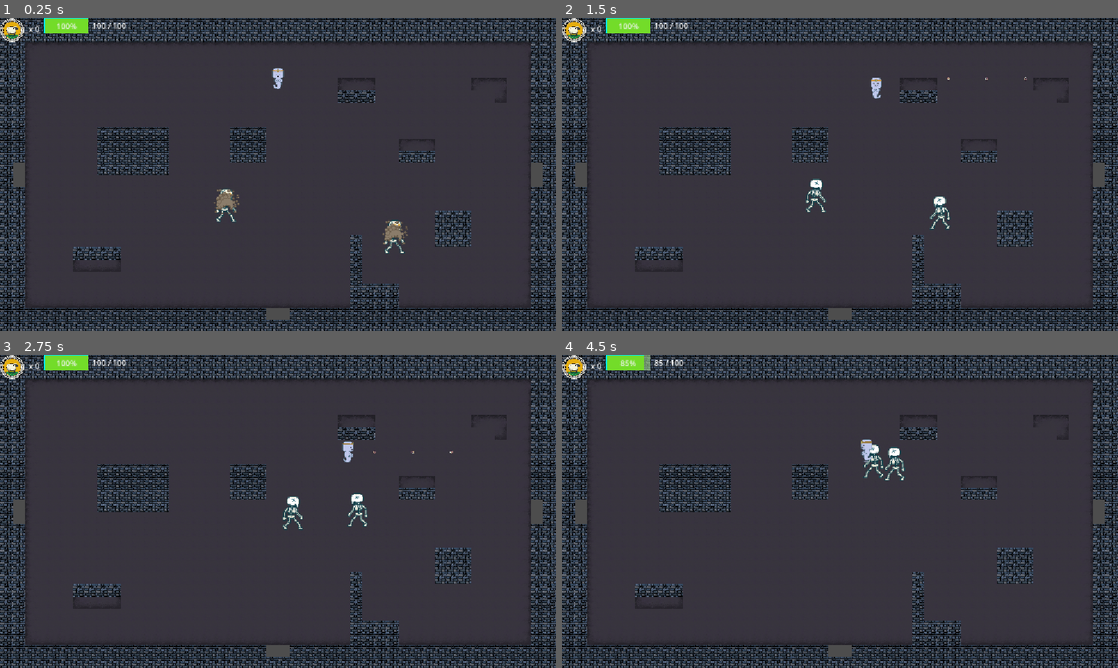
Above: before the commit, frames 1-4 (two rows, left to right).
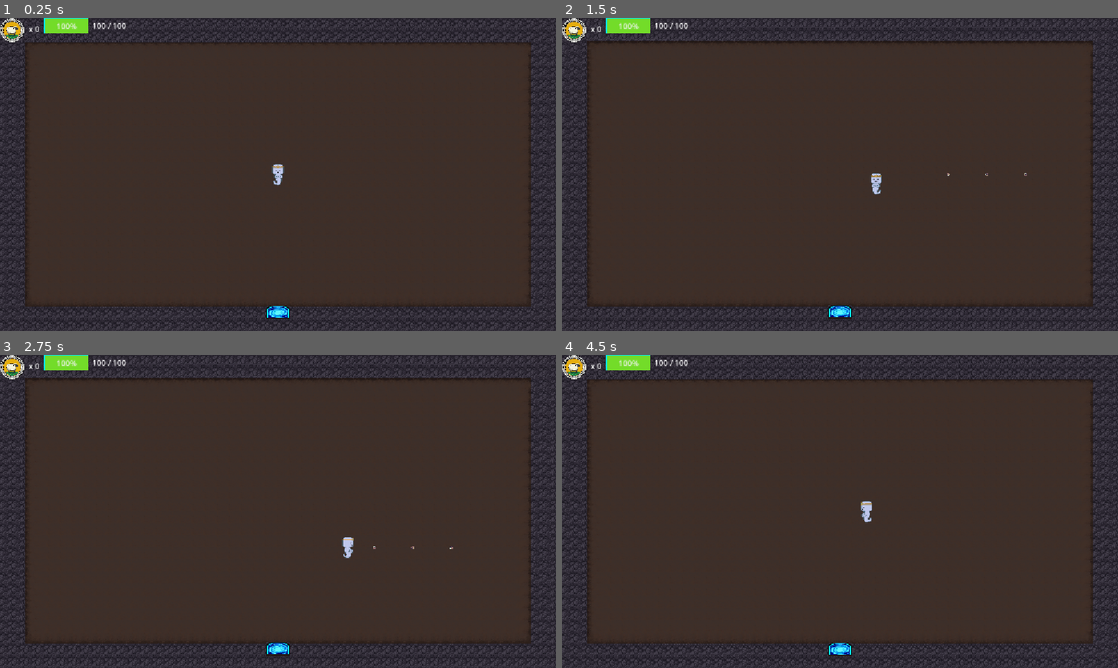
Above: after the commit, the same moments.

Repository: Eliezer15BR/InkarriDevelopment
Game: Godot game, scene res://escenas/principal_screen/principal_screen.tscn
Same seed, same stepped clock (60 frames per second), same inputs: the game is played once before the commit and once after it.
Inputs:
- Up to frame 1 (0.25 s): no input
- Up to frame 2 (1.5 s): hold Right (ui_right) 0.53-1.28 s; hold D (der) 0.53-1.28 s; hold S (abajo) from 1.28 s (still down); tap E (interactuar) at 1.35 s
- Up to frame 3 (2.75 s): release S (abajo) at 2.03 s; hold Right (ui_right) from 2.03 s (still down); hold D (der) from 2.03 s (still down)
- Up to frame 4 (4.5 s): release Right (ui_right) at 2.78 s; release D (der) at 2.78 s; hold W (arriba) 2.78-3.53 s; tap E (interactuar) at 2.85, 4.35 s; hold D (der) 3.53-4.28 s; hold A (izq) from 3.53 s (still down)

The runs differ from the first frame. In frame 1, 25% of the frame differs, in the area x 0-100%, y 0-100%; in frame 2, 25%; in frame 3, 25%; in frame 4, 25%.

Commit message:
Atributes changed

Diff:
--- a/escenas/enemigos/espiritu/espiritu.gd
+++ b/escenas/enemigos/espiritu/espiritu.gd
@@ -4,9 +4,9 @@
 @export var boca: Marker2D
 @export var area_dano: Area2D
 @export var puntos_teletransporte: Node2D
-@export var intervalo_ciclo: float = 1.0
+@export var intervalo_ciclo: float = 2.0
 @export var retraso_segundo_mago: float = 0.3
-@export var max_magos_invocados: int = 6
+@export var max_magos_invocados: int = 4
 @export var distancia_invocacion: float = 50.0
 @export var animacion_proyectil: StringName = &"default"
 @export var animacion_explosion: StringName = &"explotar"
--- a/escenas/enemigos/mago/mago.gd
+++ b/escenas/enemigos/mago/mago.gd
@@ -8,11 +8,13 @@
 @export var navigation_agent: NavigationAgent2D
 @export var proyectil: PackedScene
 @export var boca: Marker2D
+@export var boca2: Marker2D
 @export var area_dano: Area2D
 @export var sprite:AnimatedSprite2D
 @export var distancia_objetivo: float = 180.0
 @export var multiplicador_huida: float = 1.5
-@export var tiempo_espera: float = 0.5
+@export var tiempo_espera: float = 1.1
+var boca_actual:Marker2D=boca
 var player: CharacterBody2D = null
 var estado: Estado = Estado.HUIR
 var tiempo_estado: float = 0.0
@@ -38,6 +40,12 @@
 		Estado.DISPARAR:
 			disparar()
 			cambiar_estado(Estado.HUIR)
+	if velocity.x>=0:
+		boca_actual=boca
+		sprite.flip_h=false
+	else:
+		boca_actual=boca2
+		sprite.flip_h=true
 	move_and_slide()
 
 func procesar_huida() -> void:
@@ -82,8 +90,8 @@
 func disparar() -> void:
 	var nueva_piedra = proyectil.instantiate()
 	get_tree().current_scene.add_child(nueva_piedra)
-	nueva_piedra.global_position = boca.global_position
-	var direccion: Vector2 = boca.global_position.direction_to(
+	nueva_piedra.global_position = boca_actual.global_position
+	var direccion: Vector2 = boca_actual.global_position.direction_to(
 		player.global_position
 	)
 	nueva_piedra.lanzar(direccion, dano,"default2","explotar2")
--- a/escenas/enemigos/mago/mago.tscn
+++ b/escenas/enemigos/mago/mago.tscn
@@ -228,13 +228,14 @@
 [sub_resource type="RectangleShape2D" id="RectangleShape2D_krxyo"]
 size = Vector2(27, 34)
 
-[node name="Mago" type="CharacterBody2D" unique_id=1345919423 node_paths=PackedStringArray("navigation_agent", "boca", "area_dano", "sprite")]
+[node name="Mago" type="CharacterBody2D" unique_id=1345919423 node_paths=PackedStringArray("navigation_agent", "boca", "boca2", "area_dano", "sprite")]
 collision_layer = 8
 collision_mask = 3
 script = ExtResource("1_hyyy8")
 navigation_agent = NodePath("NavigationAgent2D")
 proyectil = SubResource("PackedScene_3wfnx")
 boca = NodePath("Marker2D")
+boca2 = NodePath("Marker2D2")
 area_dano = NodePath("Area2D")
 sprite = NodePath("AnimatedSprite2D")
 estadisticas = ExtResource("5_knum5")
@@ -243,6 +244,7 @@
 [node name="AnimatedSprite2D" type="AnimatedSprite2D" parent="." unique_id=1713939016]
 sprite_frames = SubResource("SpriteFrames_krxyo")
 animation = &"idle"
+flip_h = true
 
 [node name="CollisionShape2D" type="CollisionShape2D" parent="." unique_id=1842958586]
 visible = false
@@ -251,6 +253,10 @@
 
 [node name="NavigationAgent2D" type="NavigationAgent2D" parent="." unique_id=1528051473]
 
+[node name="Marker2D2" type="Marker2D" parent="." unique_id=736752522]
+z_as_relative = false
+position = Vector2(-15, 0)
+
 [node name="Marker2D" type="Marker2D" parent="." unique_id=811879994]
 position = Vector2(14, -3)
 
--- a/escenas/principal_screen/principal_screen.tscn
+++ b/escenas/principal_screen/principal_screen.tscn
@@ -10,7 +10,7 @@
 
 [node name="PrincipalScreen" type="Node2D" unique_id=805038794 node_paths=PackedStringArray("room_container", "player")]
 script = ExtResource("1_wxkds")
-niveles = Array[PackedScene]([ExtResource("4_qbdva"), ExtResource("2_ccs1q"), ExtResource("3_ra52p"), ExtResource("3_ra52p"), ExtResource("5_xkjmt"), ExtResource("4_i0n2k")])
+niveles = Array[PackedScene]([ExtResource("2_ccs1q"), ExtResource("3_ra52p"), ExtResource("4_qbdva"), ExtResource("3_ra52p"), ExtResource("5_xkjmt"), ExtResource("4_i0n2k")])
 room_container = NodePath("RoomContainer")
 player = NodePath("CharacterBody2D")
 
